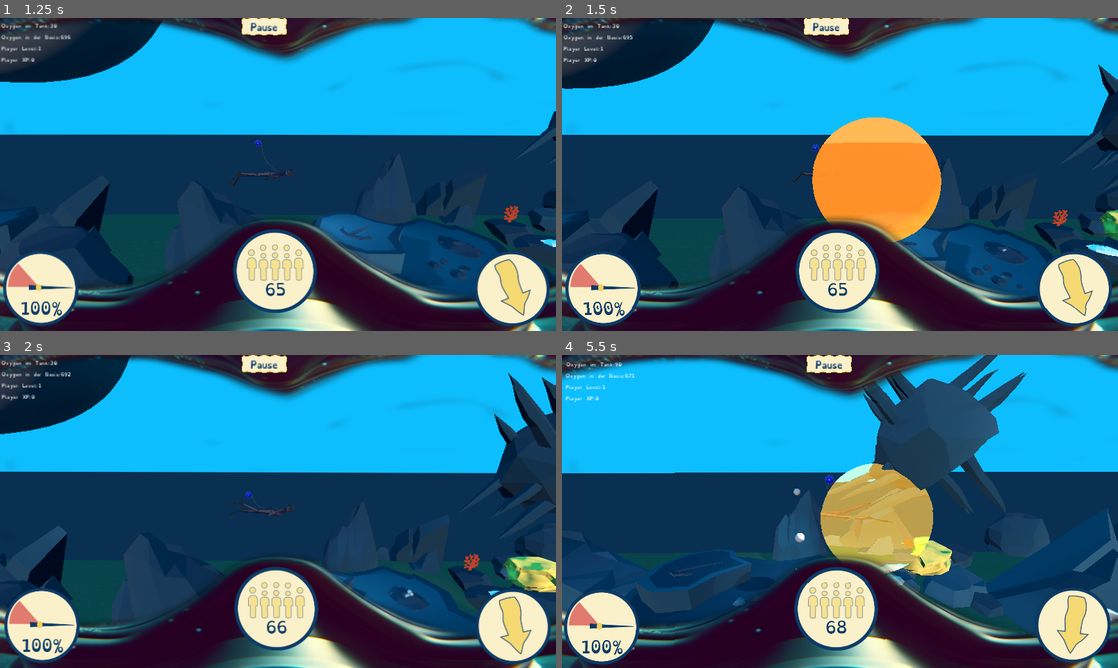
Above: before the commit, frames 1-4 (two rows, left to right).
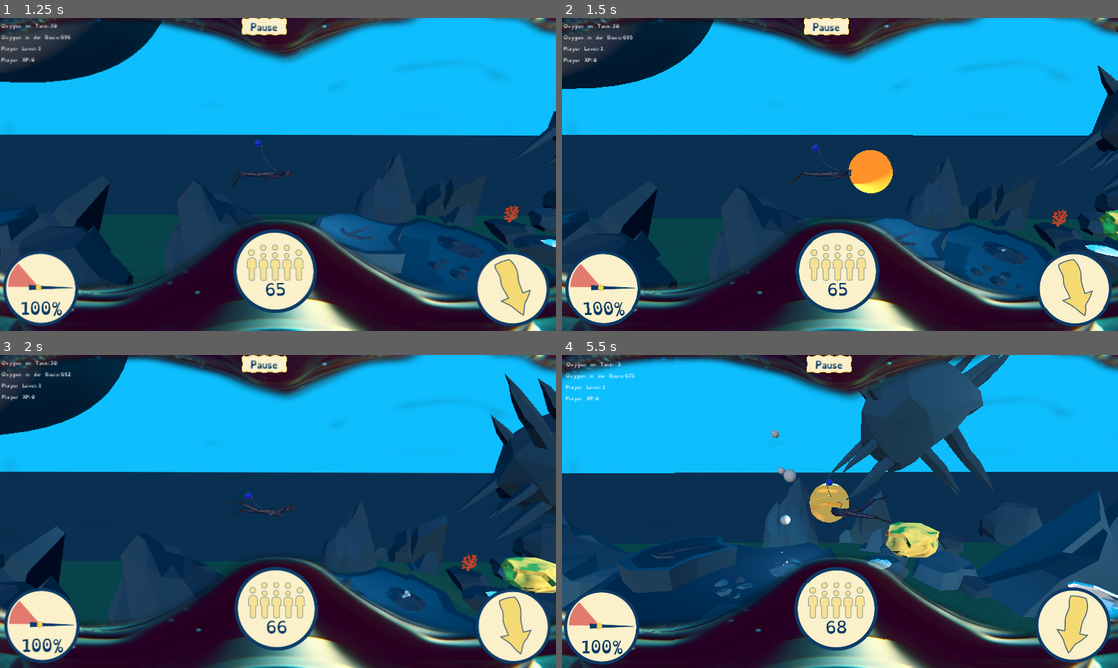
Above: after the commit, the same moments.

Repository: bastifpv/GGJ25
Game: Godot game, scene res://scenes/menu.tscn
Two runs of this game, one before a commit and one after it. Both use one fixed random seed, a clock stepped at 60 frames per second and the inputs below.
Inputs:
- Up to frame 1 (1.25 s): click "Start Game" at 0.5 s
- Up to frame 2 (1.5 s): hold D (right) from 1.28 s (still down); hold E (bomb) from 1.28 s (still down)
- Up to frame 3 (2 s): keep holding D (right); keep holding E (bomb)
- Up to frame 4 (5.5 s): release D (right) at 2.03 s; release E (bomb) at 2.03 s; hold S (down) 2.03-2.78 s; tap E (bomb) at 2.1, 3.05, 3.6, 5.3 s; hold D (right) 2.78-3.53 s; hold Space (release) 2.78-3.53 s; hold W (up) 3.53-4.28 s; hold E (bomb) 4.28-5.03 s; hold A (left) from 4.28 s (still down); tap Space (release) at 5.1 s

Frame 1 is identical in both runs. In frame 2, 7.1% of the frame differs, in the area x 0-100%, y 0-96%; in frame 3, 2.5%; in frame 4, 17%.

Commit message:
explote it all, explode it now

Diff:
--- a/scenes/prefabs/xplode.tscn
+++ b/scenes/prefabs/xplode.tscn
@@ -11,8 +11,12 @@
 script = ExtResource("1_01kl6")
 
 [node name="RigidBody3D" type="RigidBody3D" parent="."]
-transform = Transform3D(1, 0, 0, 0, 1, 0, 0, 0, 1, 0.5, 0, 0)
+collision_layer = 0
 collision_mask = 17
+mass = 0.001
+gravity_scale = 0.0
+contact_monitor = true
+max_contacts_reported = 1
 
 [node name="MeshInstance3D" type="MeshInstance3D" parent="RigidBody3D"]
 layers = 17
--- a/scenes/startscene.tscn
+++ b/scenes/startscene.tscn
@@ -290,14 +290,14 @@
 [node name="diver" parent="PlayerRig/Player" instance=ExtResource("30_xbtnc")]
 transform = Transform3D(1, 0, 0, 0, 1, 0, 0, 0, 1, 0, 0, 0.107)
 
+[node name="Kopf" type="Marker3D" parent="PlayerRig/Player/diver"]
+transform = Transform3D(1, 0, 0, 0, 1, 0, 0, 0, 1, 0.569805, -0.00759411, -0.0250852)
+
 [node name="DirectionalLight3D" type="DirectionalLight3D" parent="PlayerRig/Player"]
 transform = Transform3D(1, 0, 0, 0, 1, 0, 0, 0, 1, 0, 0, 8.28448)
 
 [node name="Balloonbefestigung" type="Marker3D" parent="PlayerRig/Player"]
 transform = Transform3D(1, 0, 0, 0, 1, 0, 0, 0, 1, 0.00637841, 0.897872, 0.0839639)
-
-[node name="Kopf" type="Marker3D" parent="PlayerRig/Player"]
-transform = Transform3D(1, 0, 0, 0, 1, 0, 0, 0, 1, 0.569805, -0.00759411, 0.0819148)
 
 [node name="coral-small_orange" parent="." instance=ExtResource("5_sfw8e")]
 transform = Transform3D(-0.995897, 0, 0.0904936, 0, 1, 0, -0.0904936, 0, -0.995897, 7.77056, -0.449376, -2.28277)
--- a/scripts/explodable.gd
+++ b/scripts/explodable.gd
@@ -3,18 +3,35 @@
 var soft_mat = preload("res://materials/sandstone.tres")
 var destroying = false
 
+var mesh: MeshInstance3D
+
 # Called when the node enters the scene tree for the first time.
 func _ready() -> void:
-	$"stone-snow".material_override = soft_mat
+	mesh = get_mesh()
+	mesh.material_override = soft_mat
 	set_meta("explodable", true)
 	set_collision_layer_value(5, true)
 
 func destroy():
 	destroying = true
+	for coll in get_colliders():
+		coll.queue_free()
 
 # Called every frame. 'delta' is the elapsed time since the previous frame.
 func _process(delta: float) -> void:
 	if destroying:
-		$"stone-snow".transparency = lerp($"stone-snow".transparency, 1.0, delta)
-		if $"stone-snow".transparency == 0.0:
-			destroy()
+		mesh.transparency = lerp(mesh.transparency, 1.0, delta * 5.0)
+		if mesh.transparency == 0.0:
+			get_parent().destroy()
+
+func get_mesh():
+	for child in get_children():
+		if child is MeshInstance3D:
+			return child
+
+func get_colliders():
+	var colliders = []
+	for child in get_children():
+		if child is CollisionShape3D:
+			colliders.append(child)
+	return colliders
--- a/scripts/player.gd
+++ b/scripts/player.gd
@@ -55,7 +55,7 @@
 		if bomb_action == false:
 			var bang: Node3D = xplosion.instantiate()
 			get_parent().add_child(bang)
-			bang.global_position = $Kopf.global_position
+			bang.global_position = $diver/Kopf.global_position
 			bomb_action = true
 	else:
 		bomb_action = false
--- a/scripts/xplode.gd
+++ b/scripts/xplode.gd
@@ -2,20 +2,20 @@
 
 const explosion_duration = .5
 var mi:MeshInstance3D
+var final_size = Vector3.ONE * 2
 
 func _ready():
 	mi = $RigidBody3D/MeshInstance3D
 
 # Called every frame. 'delta' is the elapsed time since the previous frame.
 func _process(delta: float) -> void:
-	mi.scale_object_local(lerp(scale, Vector3(5,5,5), delta / explosion_duration))
+	mi.scale_object_local(lerp(scale, final_size, delta / explosion_duration))
 	var mat: BaseMaterial3D = mi.get_active_material(0)
 	mat.albedo_color.a = lerp(mat.albedo_color.a, 0.0, delta / explosion_duration)
-	if mi.scale >= Vector3(5,5,5):
+	if mi.scale >= final_size:
 		queue_free()
 
 
-func on_explosion_hit(body: Node) -> void:
-	print(body.name, " hit by explosion")
+func on_explosion_hit(body: Node3D) -> void:
 	if body.get_meta("explodable", false):
-		print(body.name, " hit by explosion")
+		body.destroy()
